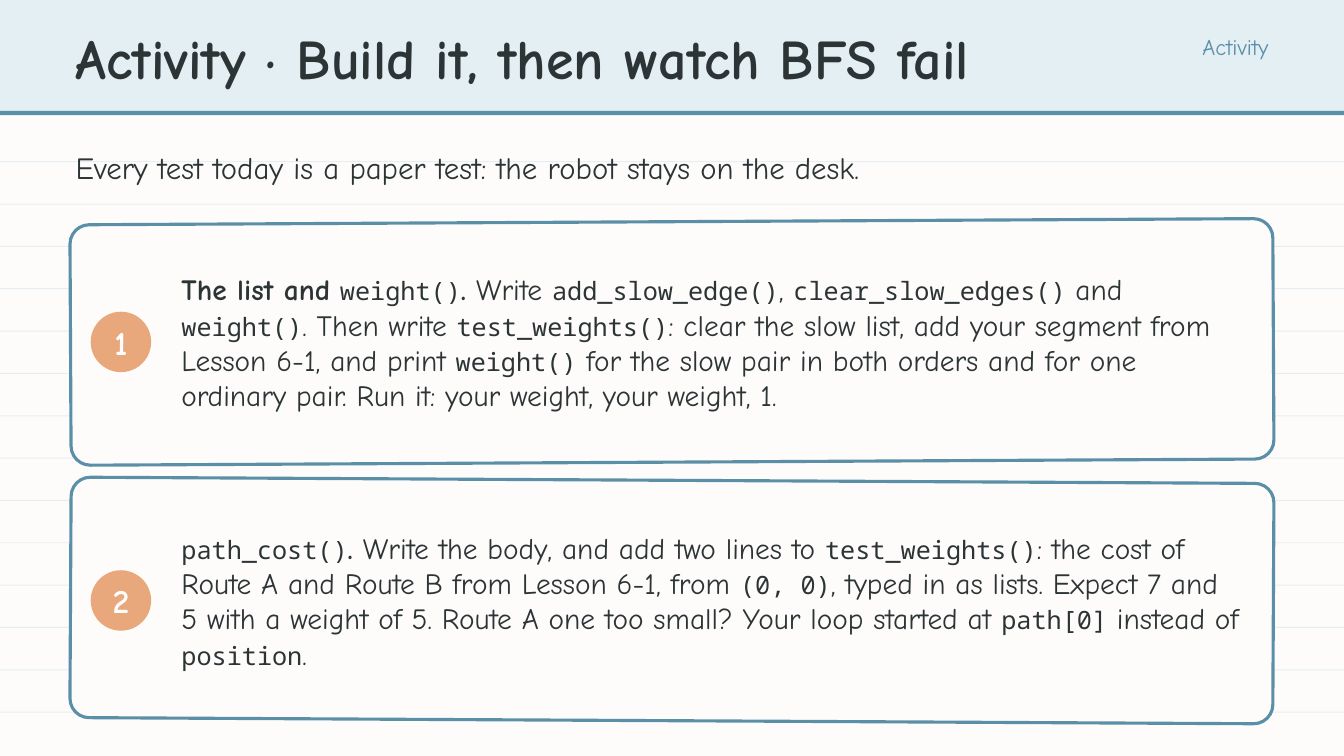
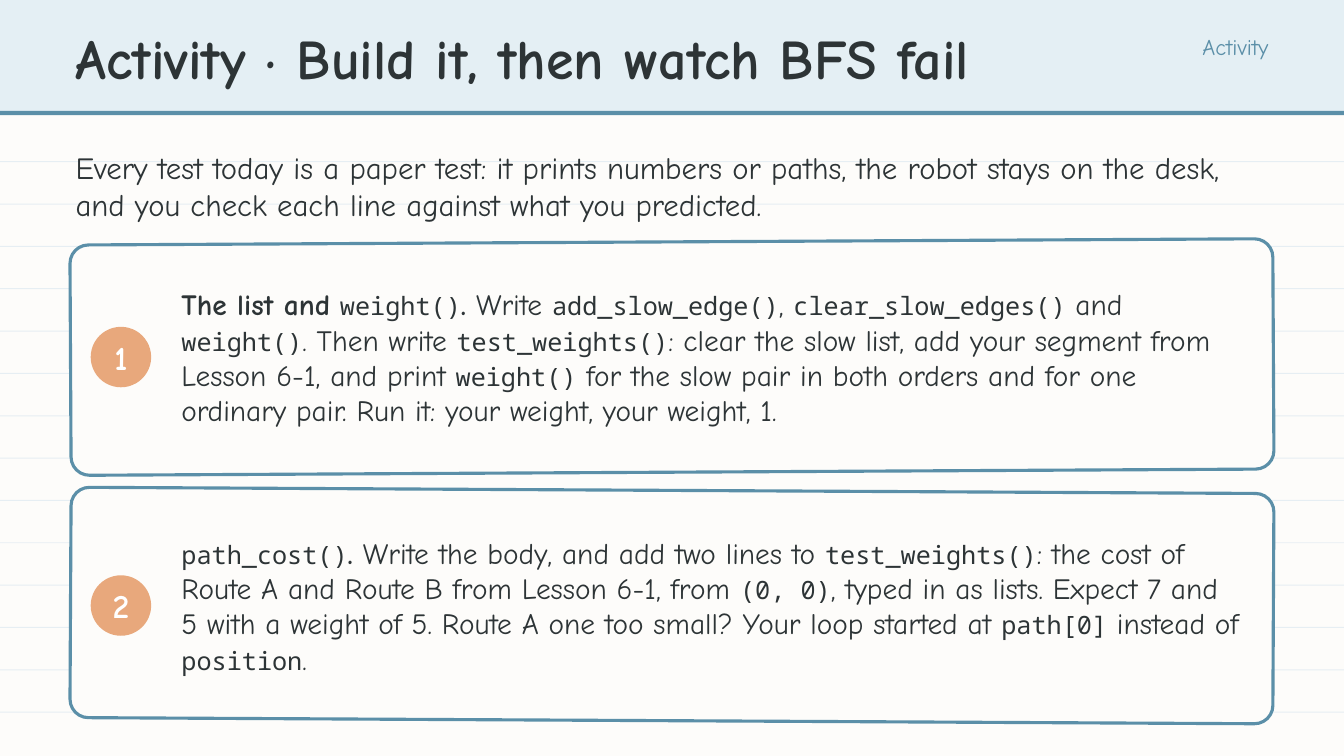
Before and after one commit to bradamiller/LearningPython, a slide deck: slide 15 of static/slides/module-06-dijkstra/module-6-lesson-02-weights-in-the-graph.pptx. Drawn at 1344x756 pixels with LibreOffice and Linux fonts; fonts in the diff are those of the drawing. Boxes give left, top, right and bottom in pixels: in the first picture for what was removed or moved away, otherwise in the second. Text is boxed around its words. In the diff, an @@ line names an element or a change of style, - is before the commit and + after.

```diff
--- a/static/slides/module-06-dijkstra/module-6-lesson-02-weights-in-the-graph.pptx
+++ b/static/slides/module-06-dijkstra/module-6-lesson-02-weights-in-the-graph.pptx
@@ text at box(76, 158, 1219, 222): text changed @@
-Every test today is a paper test: the robot stays on the desk.
+Every test today is a paper test: it prints numbers or paths, the robot stays on the desk, and you check each line against what you predicted.
@@ rounded rectangle: place and size @@
-rounded rectangle at box(70, 219, 1274, 465)
+rounded rectangle at box(70, 239, 1274, 476)
@@ text "The list and weight(). Write ...": place and size @@
-text "The list and weight(). Write ..." at box(181, 280, 1210, 412)
+text "The list and weight(). Write ..." at box(181, 295, 1210, 427)
@@ text "1": place and size @@
-text "1" at box(114, 333, 127, 355)
+text "1" at box(114, 348, 127, 370)
@@ ellipse: place and size @@
-ellipse at box(91, 312, 151, 372)
+ellipse at box(91, 327, 151, 387)
@@ rounded rectangle: place and size @@
-rounded rectangle at box(70, 477, 1274, 723)
+rounded rectangle at box(70, 488, 1274, 725)
@@ text "path_cost(). Write the body, and ...": place and size @@
-text "path_cost(). Write the body, and ..." at box(181, 539, 1239, 671)
+text "path_cost(). Write the body, and ..." at box(181, 544, 1239, 676)
@@ text "2": place and size @@
-text "2" at box(113, 591, 130, 613)
+text "2" at box(113, 596, 130, 618)
@@ ellipse: place and size @@
-ellipse at box(91, 571, 151, 631)
+ellipse at box(91, 576, 151, 636)
```
Also in this commit, not shown: 1 other slide changed, 17 other files.
